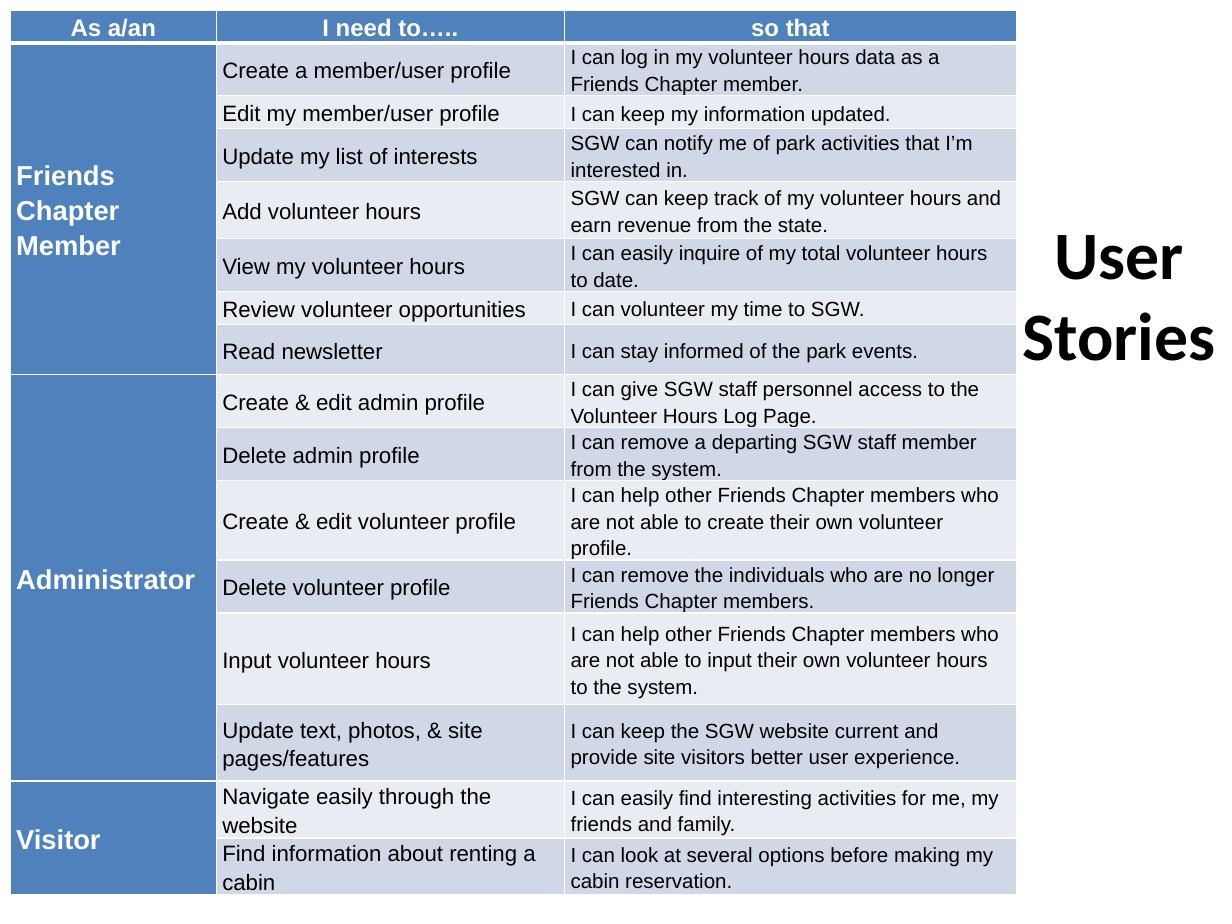
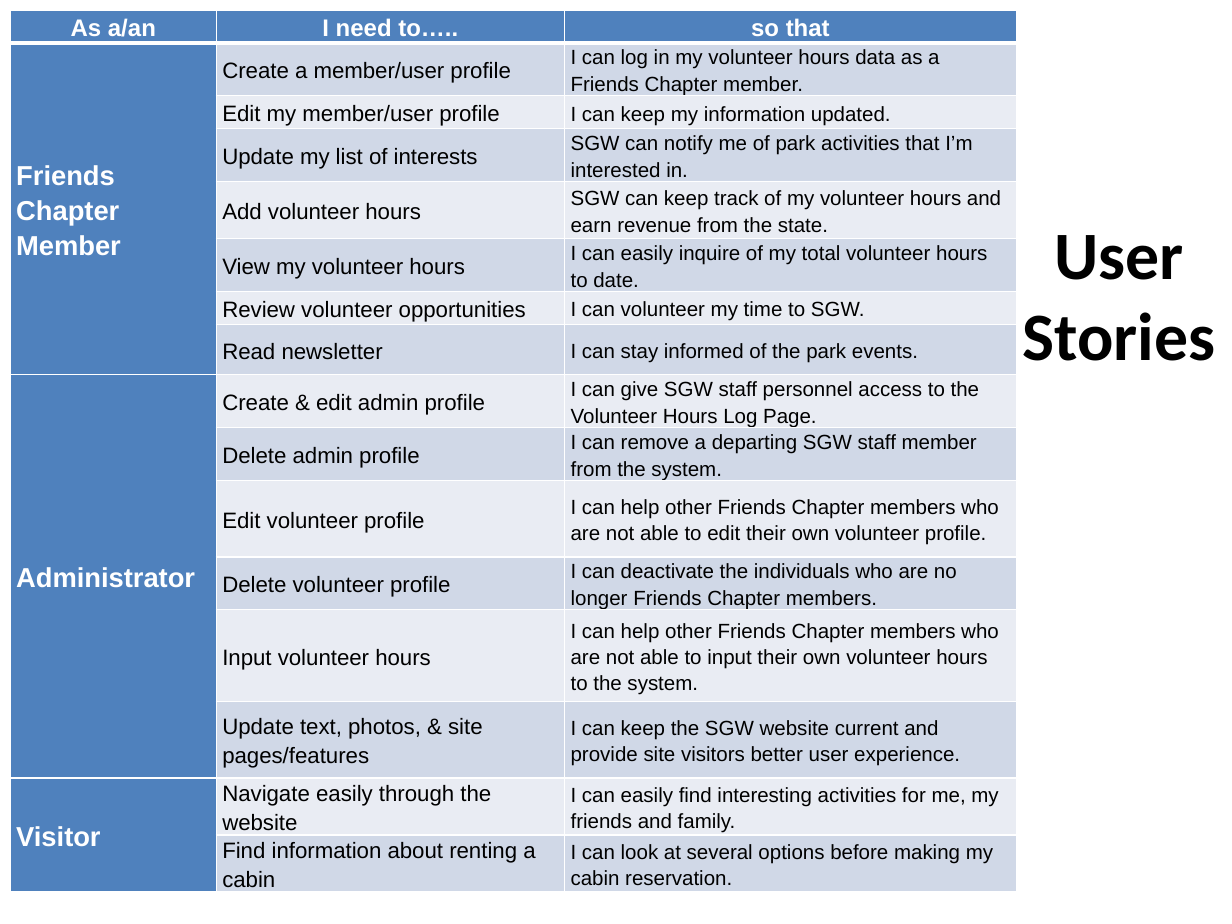
Before and after one commit to ehsantos11/MIST7590-Smithgall-Project, a slide deck: slide 11 of SGW Project Update (Final) 15Nov17.pptx. Drawn at 1232x924 pixels with LibreOffice and Linux fonts; fonts in the diff are those of the drawing; background and template pictures are left out. Boxes give left, top, right and bottom in pixels: in the first picture for what was removed or moved away, otherwise in the second. Text is boxed around its words. In the diff, an @@ line names an element or a change of style, - is before the commit and + after.

Commit message:
Updated SGW Project Update (Final) 15Nov17
Removed "Create Volunteer Profile" from User Stories & changed "Input
Volunteer Data/Hours" on Admin Workflow

```diff
--- a/SGW Project Update (Final) 15Nov17.pptx
+++ b/SGW Project Update (Final) 15Nov17.pptx
@@ table at [10, 10, 1016, 923] @@
-row 11, column 2: Create & edit volunteer profile
+row 11, column 2: Edit volunteer profile
-row 11, column 3: I can help other Friends Chapter members who are not able to create their own volunteer profile.
+row 11, column 3: I can help other Friends Chapter members who are not able to edit their own volunteer profile.
-row 12, column 3: I can remove the individuals who are no longer Friends Chapter members.
+row 12, column 3: I can deactivate the individuals who are no longer Friends Chapter members.
```
Also in this commit, not shown: 5 other slides changed.
